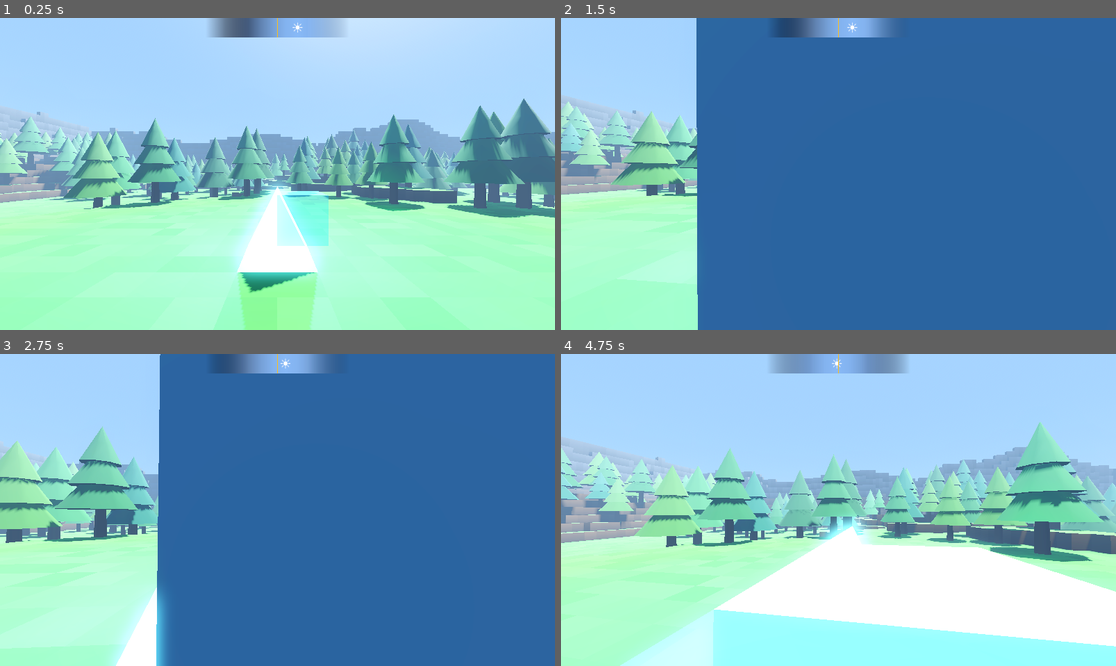
Above: before the commit, frames 1-4 (two rows, left to right).
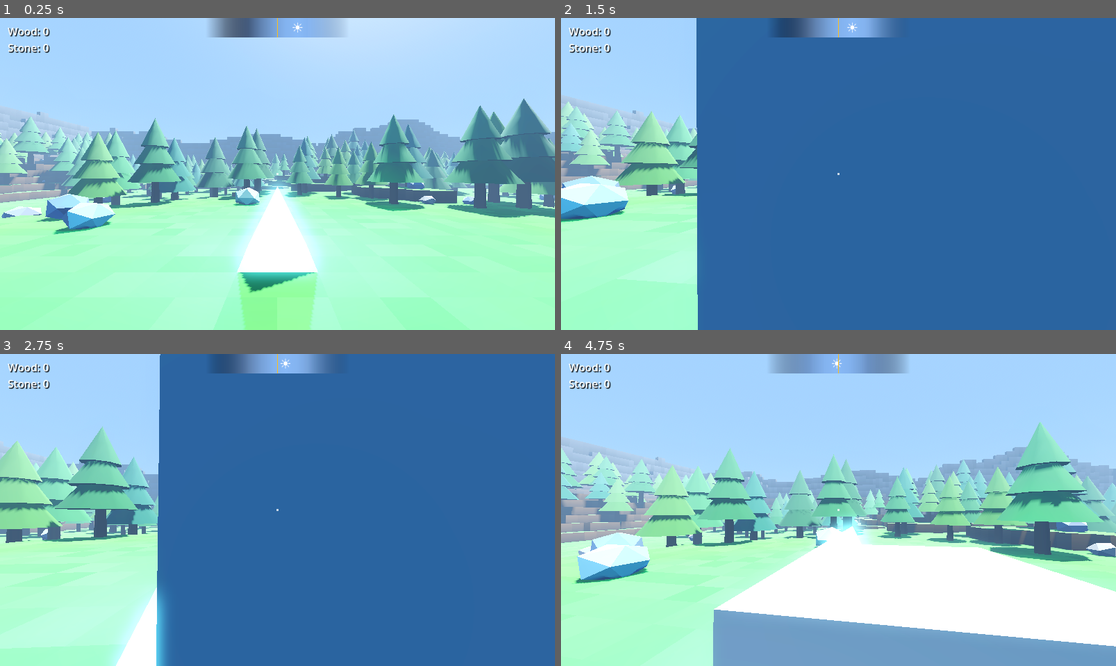
Above: after the commit, the same moments.

Repository: Cassetu/nightfort
Game: Godot game, scene res://scenes/world.tscn
The game is run twice, just before and just after one commit, with the same random seed, the same clock (stepped at 60 frames per second) and the same inputs.
Inputs (mouse positions are in pixels of both pictures, inside the frame that each line leads up to):
- Up to frame 1 (0.25 s): no input
- Up to frame 2 (1.5 s): tap Enter (ui_accept) at 0.5, 0.77 s; move the mouse to (866, 174) at 0.52 s; hold Right mouse button (harvest, bound only after the commit) 0.53-1.28 s; hold Up (ui_up) from 0.53 s (still down); click (866, 174) at 0.6 s; move the mouse to (810, 174) at 1.27 s; right-click (810, 174) at 1.35 s
- Up to frame 3 (2.75 s): keep holding Up (ui_up); tap Enter (ui_accept) at 1.52 s; click (249, 510) at 1.55 s; move the mouse to (288, 503) at 2.02 s; hold Right mouse button (harvest, bound only after the commit) from 2.03 s (still down); click (288, 503) at 2.1 s
- Up to frame 4 (4.75 s): keep holding Up (ui_up); move the mouse to (832, 516) at 2.77 s; release Right mouse button (harvest, bound only after the commit) at 2.78 s; right-click (832, 516) at 2.85 s; tap Enter (ui_accept) at 3.02, 3.77, 4.52 s; click (832, 516) at 3.05 s; move the mouse to (877, 513) at 3.52 s; hold Right mouse button (harvest, bound only after the commit) 3.53-4.28 s; click (877, 513) at 3.6 s; move the mouse to (794, 506) at 4.27 s; right-click (794, 506) at 4.35 s; click (794, 506) at 4.55 s

The runs differ from the first frame. In frame 1, 3.5% of the frame differs, in the area x 0-100%, y 3-74%; in frame 2, 1.7%; in frame 3, 0.3%; in frame 4, 13%, in the area x 1-100%, y 3-100%.

Commit message:
resources update

Diff:
--- a/project.godot
+++ b/project.godot
@@ -14,6 +14,14 @@
 run/main_scene="uid://c66ndex75uxn4"
 config/features=PackedStringArray("4.5", "Forward Plus")
 config/icon="res://icon.svg"
+
+[autoload]
+
+Inventory="*res://scripts/inventory.gd"
+
+[display]
+
+window/size/mode=3
 
 [input]
 
--- a/scenes/hud.tscn
+++ b/scenes/hud.tscn
@@ -100,3 +100,30 @@
 grow_horizontal = 2
 grow_vertical = 2
 color = Color(1, 0.75, 0.1, 1)
+
+[node name="Crosshair" type="ColorRect" parent="."]
+anchors_preset = 8
+anchor_left = 0.5
+anchor_top = 0.5
+anchor_right = 0.5
+anchor_bottom = 0.5
+offset_left = -2.0
+offset_top = -2.0
+offset_right = 2.0
+offset_bottom = 2.0
+grow_horizontal = 2
+grow_vertical = 2
+mouse_filter = 2
+color = Color(1, 1, 1, 0.75)
+
+[node name="Counts" type="Label" parent="."]
+offset_left = 16.0
+offset_top = 12.0
+offset_right = 240.0
+offset_bottom = 80.0
+theme_override_colors/font_shadow_color = Color(0, 0, 0, 0.8)
+theme_override_constants/shadow_offset_x = 2
+theme_override_constants/shadow_offset_y = 2
+theme_override_font_sizes/font_size = 22
+text = "Wood: 0
+Stone: 0"
--- a/scenes/player.tscn
+++ b/scenes/player.tscn
@@ -27,7 +27,6 @@
 [node name="Camera3D" type="Camera3D" parent="Head"]
 
 [node name="BuildRay" type="RayCast3D" parent="Head/Camera3D"]
-transform = Transform3D(1, 0, 0, 0, 1, 0, 0, 0, 1, 0, -0.8, 0)
 target_position = Vector3(0, 0, -5)
 
 [node name="GhostBlock" type="MeshInstance3D" parent="."]
--- a/scripts/hud.gd
+++ b/scripts/hud.gd
@@ -6,8 +6,23 @@
 @onready var sun = $"../Sun"
 @onready var strip_a = $TimeBar/Timeline
 @onready var strip_b = $TimeBar/Timeline2
+@onready var counts = $Counts
+
+
+func _ready():
+	Inventory.changed.connect(_on_inventory_changed)
+	_refresh_counts()
+
 
 func _process(_delta):
 	var base = fposmod(TIC_X - sun.day_phase * STRIP_WIDTH, STRIP_WIDTH) - STRIP_WIDTH
 	strip_a.position.x = base
 	strip_b.position.x = base + STRIP_WIDTH
+
+
+func _on_inventory_changed(_item, _count):
+	_refresh_counts()
+
+
+func _refresh_counts():
+	counts.text = "Wood: %d\nStone: %d" % [Inventory.get_count("wood"), Inventory.get_count("stone")]
--- /dev/null
+++ b/scripts/inventory.gd
@@ -0,0 +1,22 @@
+extends Node
+
+signal changed(item: String, count: int)
+
+var items: Dictionary = {}
+
+
+func add(item: String, amount: int) -> void:
+	items[item] = get_count(item) + amount
+	changed.emit(item, items[item])
+
+
+func get_count(item: String) -> int:
+	return items.get(item, 0)
+
+
+func spend(item: String, amount: int) -> bool:
+	if get_count(item) < amount:
+		return false
+	items[item] = get_count(item) - amount
+	changed.emit(item, items[item])
+	return true
--- a/scripts/player.gd
+++ b/scripts/player.gd
@@ -3,6 +3,11 @@
 const SPEED = 5.0
 const JUMP_VELOCITY = 4.5
 const MOUSE_SENSITIVITY = 0.002
+const HARVEST_REACH = 3.5
+const HARVEST_DAMAGE = 1
+const HARVEST_COOLDOWN = 0.35
+
+var harvest_timer = 0.0
 
 var gravity = ProjectSettings.get_setting("physics/3d/default_gravity")
 
@@ -40,9 +45,37 @@
 
 	move_and_slide()
 
+	harvest_timer = maxf(harvest_timer - delta, 0.0)
+	if Input.is_action_pressed("harvest") and harvest_timer <= 0.0:
+		try_harvest()
+
+func try_harvest():
+	var from = camera.global_position
+	var to = from - camera.global_transform.basis.z * HARVEST_REACH
+	var query = PhysicsRayQueryParameters3D.create(from, to)
+	query.exclude = [get_rid()]
+	var hit = get_world_3d().direct_space_state.intersect_ray(query)
+	if hit.is_empty():
+		return
+	var target = hit.collider
+	if not target.is_in_group("resource"):
+		return
+	harvest_timer = HARVEST_COOLDOWN
+	if not target.harvested.is_connected(_on_harvested):
+		target.harvested.connect(_on_harvested)
+	target.take_damage(HARVEST_DAMAGE, hit.position)
+
+func _on_harvested(resource_type, amount):
+	Inventory.add(resource_type, amount)
+
 func _ready():
 	Input.set_mouse_mode(Input.MOUSE_MODE_CAPTURED)
 	ghost_block.top_level = true
+	if not InputMap.has_action("harvest"):
+		InputMap.add_action("harvest")
+		var click = InputEventMouseButton.new()
+		click.button_index = MOUSE_BUTTON_RIGHT
+		InputMap.action_add_event("harvest", click)
 
 func _process(delta):
 	if build_ray.is_colliding():
--- /dev/null
+++ b/scripts/resource_node.gd
@@ -0,0 +1,99 @@
+extends StaticBody3D
+
+signal harvested(resource_type: String, amount: int)
+
+@export var max_health: int = 5
+@export var resource_type: String = "wood"
+@export var resource_amount: int = 4
+
+var current_health: int = 0
+var dying: bool = false
+var chip_color: Color = Color(0.5, 0.5, 0.5)
+var visual: Node3D
+var shake_tween: Tween
+
+
+func _ready() -> void:
+	_configure()
+	add_to_group("resource")
+	current_health = max_health
+	visual = Node3D.new()
+	visual.name = "Visual"
+	add_child(visual)
+	_build()
+
+
+func _configure() -> void:
+	pass
+
+
+func _build() -> void:
+	pass
+
+
+func take_damage(amount: int, hit_position: Vector3 = Vector3.INF) -> void:
+	if dying:
+		return
+	current_health -= amount
+	_spawn_chips(hit_position)
+	if current_health <= 0:
+		_die()
+	else:
+		_shake()
+
+
+func _die() -> void:
+	dying = true
+	remove_from_group("resource")
+	collision_layer = 0
+	if shake_tween:
+		shake_tween.kill()
+	harvested.emit(resource_type, resource_amount)
+	_play_death()
+
+
+func _play_death() -> void:
+	var tween := create_tween()
+	tween.tween_property(visual, "scale", Vector3.ZERO, 0.3).set_trans(Tween.TRANS_BACK).set_ease(Tween.EASE_IN)
+	tween.tween_callback(queue_free)
+
+
+func _shake() -> void:
+	if shake_tween:
+		shake_tween.kill()
+	visual.rotation = Vector3.ZERO
+	var kick := randf_range(0.05, 0.09) * (1.0 if randf() > 0.5 else -1.0)
+	shake_tween = create_tween()
+	shake_tween.tween_property(visual, "rotation", Vector3(kick, 0.0, -kick), 0.05)
+	shake_tween.tween_property(visual, "rotation", Vector3.ZERO, 0.25).set_trans(Tween.TRANS_ELASTIC).set_ease(Tween.EASE_OUT)
+
+
+func _spawn_chips(hit_position: Vector3) -> void:
+	var origin: Vector3 = global_position + Vector3(0.0, 1.0, 0.0)
+	if hit_position.is_finite():
+		origin = hit_position
+
+	var mat := StandardMaterial3D.new()
+	mat.albedo_color = chip_color
+	mat.roughness = 1.0
+
+	var chip := BoxMesh.new()
+	chip.size = Vector3(0.1, 0.1, 0.1)
+	chip.material = mat
+
+	var burst := CPUParticles3D.new()
+	burst.mesh = chip
+	burst.amount = 10
+	burst.lifetime = 0.6
+	burst.one_shot = true
+	burst.explosiveness = 1.0
+	burst.direction = Vector3.UP
+	burst.spread = 70.0
+	burst.gravity = Vector3(0.0, -12.0, 0.0)
+	burst.initial_velocity_min = 2.0
+	burst.initial_velocity_max = 4.5
+	burst.emitting = false
+	get_tree().current_scene.add_child(burst)
+	burst.global_position = origin
+	burst.emitting = true
+	get_tree().create_timer(1.2).timeout.connect(burst.queue_free)
--- /dev/null
+++ b/scripts/rock.gd
@@ -0,0 +1,111 @@
+extends "res://scripts/resource_node.gd"
+
+const GOLDEN := 1.618034
+
+const CORNERS := [
+	Vector3(-1.0, GOLDEN, 0.0), Vector3(1.0, GOLDEN, 0.0),
+	Vector3(-1.0, -GOLDEN, 0.0), Vector3(1.0, -GOLDEN, 0.0),
+	Vector3(0.0, -1.0, GOLDEN), Vector3(0.0, 1.0, GOLDEN),
+	Vector3(0.0, -1.0, -GOLDEN), Vector3(0.0, 1.0, -GOLDEN),
+	Vector3(GOLDEN, 0.0, -1.0), Vector3(GOLDEN, 0.0, 1.0),
+	Vector3(-GOLDEN, 0.0, -1.0), Vector3(-GOLDEN, 0.0, 1.0),
+]
+
+const FACES := [
+	[0, 11, 5], [0, 5, 1], [0, 1, 7], [0, 7, 10], [0, 10, 11],
+	[1, 5, 9], [5, 11, 4], [11, 10, 2], [10, 7, 6], [7, 1, 8],
+	[3, 9, 4], [3, 4, 2], [3, 2, 6], [3, 6, 8], [3, 8, 9],
+	[4, 9, 5], [2, 4, 11], [6, 2, 10], [8, 6, 7], [9, 8, 1],
+]
+
+const TINTS := [
+	Color(0.52, 0.52, 0.55),
+	Color(0.56, 0.50, 0.44),
+	Color(0.45, 0.50, 0.57),
+]
+
+var rock_seed: int = 0
+var size_factor: float = 1.0
+var variant: int = 0
+
+static var _material: StandardMaterial3D
+
+
+func _configure() -> void:
+	resource_type = "stone"
+	chip_color = Color(0.55, 0.55, 0.58)
+	max_health = maxi(4, roundi(6.0 * size_factor * size_factor))
+	resource_amount = maxi(2, roundi(2.5 * size_factor))
+	add_to_group("rock")
+
+
+func _build() -> void:
+	_ensure_material()
+
+	var rng := RandomNumberGenerator.new()
+	rng.seed = rock_seed
+
+	var stretch := Vector3(
+		rng.randf_range(0.9, 1.3),
+		rng.randf_range(0.65, 0.95),
+		rng.randf_range(0.9, 1.3)
+	) * size_factor
+
+	var points: Array[Vector3] = []
+	var lowest := INF
+	for corner: Vector3 in CORNERS:
+		var p: Vector3 = corner.normalized() * rng.randf_range(0.78, 1.0) * stretch
+		points.append(p)
+		lowest = minf(lowest, p.y)
+
+	var lift := -lowest - 0.15 * size_factor
+	var center := Vector3.ZERO
+	for i in points.size():
+		points[i].y += lift
+		center += points[i]
+	center /= float(points.size())
+
+	var st := SurfaceTool.new()
+	st.begin(Mesh.PRIMITIVE_TRIANGLES)
+	var tint: Color = TINTS[variant % TINTS.size()]
+
+	for face: Array in FACES:
+		var a: Vector3 = points[face[0]]
+		var b: Vector3 = points[face[1]]
+		var c: Vector3 = points[face[2]]
+		var centroid := (a + b + c) / 3.0
+		var n := (b - a).cross(c - a).normalized()
+		var outward := n
+		if n.dot(centroid - center) > 0.0:
+			var t := b
+			b = c
+			c = t
+		else:
+			outward = -n
+
+		var shade := 0.82 + rng.randf() * 0.3 + maxf(outward.y, 0.0) * 0.15
+		var col := Color(tint.r * shade, tint.g * shade, tint.b * shade)
+		for v: Vector3 in [a, b, c]:
+			st.set_normal(outward)
+			st.set_color(col)
+			st.add_vertex(v)
+
+	var mesh := st.commit()
+	mesh.surface_set_material(0, _material)
+
+	var mi := MeshInstance3D.new()
+	mi.mesh = mesh
+	visual.add_child(mi)
+
+	var shape := CollisionShape3D.new()
+	shape.shape = mesh.create_convex_shape()
+	add_child(shape)
+
+
+static func _ensure_material() -> void:
+	if _material != null:
+		return
+	_material = StandardMaterial3D.new()
+	_material.vertex_color_use_as_albedo = true
+	_material.vertex_color_is_srgb = true
+	_material.roughness = 0.95
--- a/scripts/terrain.gd
+++ b/scripts/terrain.gd
@@ -1,5 +1,6 @@
 extends Node3D
 const TreeScript = preload("res://scripts/tree.gd")
+const RockScript = preload("res://scripts/rock.gd")
 const AO_LEVELS := [0.55, 0.7, 0.85, 1.0]
 
 @export_group("World")
@@ -23,8 +24,16 @@
 @export var tree_line_height: int = 8
 @export var forest_threshold: float = -0.15
 
+@export_group("Rocks")
+@export var rock_count: int = 140
+@export var rock_spacing: float = 2.2
+@export var rock_clear_radius: float = 9.0
+@export var boulder_chance: float = 0.12
+
 var heights := PackedInt32Array()
 var half: float
+var _grid := {}
+var _cell := 3.0
 
 var _verts := PackedVector3Array()
 var _norms := PackedVector3Array()
@@ -35,7 +44,9 @@
 	half = size / 2.0
 	_generate_heights()
 	_build_terrain()
+	_cell = maxf(tree_spacing, rock_spacing * 1.6)
 	_spawn_trees()
+	_spawn_rocks()
 
 
 func height_at(world_x: float, world_z: float) -> float:
@@ -181,6 +192,33 @@
 	n = (n ^ (n >> 13)) * 1274126177
 	return float((n >> 8) & 0xFFFF) / 65535.0
 
+func _edge_distance(x: int, z: int) -> int:
+	return mini(mini(x, size - 1 - x), mini(z, size - 1 - z))
+
+
+func _cell_key(pos: Vector2) -> Vector2i:
+	return Vector2i(floori(pos.x / _cell), floori(pos.y / _cell))
+
+
+func _occupy(pos: Vector2) -> void:
+	var key := _cell_key(pos)
+	if not _grid.has(key):
+		_grid[key] = []
+	_grid[key].append(pos)
+
+
+func _too_close(pos: Vector2, min_dist: float) -> bool:
+	var key := _cell_key(pos)
+	var min_sq := min_dist * min_dist
+	for dz in range(-1, 2):
+		for dx in range(-1, 2):
+			var cell: Array = _grid.get(key + Vector2i(dx, dz), [])
+			for other: Vector2 in cell:
+				if other.distance_squared_to(pos) < min_sq:
+					return true
+	return false
+
+
 func _spawn_trees() -> void:
 	var rng := RandomNumberGenerator.new()
 	rng.seed = world_seed
@@ -194,7 +232,6 @@
 	holder.name = "Trees"
 	add_child(holder)
 
-	var grid := {}
 	var placed := 0
 	var attempts := 0
 	var max_attempts := tree_count * 40
@@ -203,7 +240,7 @@
 		attempts += 1
 		var x := rng.randi_range(0, size - 1)
 		var z := rng.randi_range(0, size - 1)
-		if mini(mini(x, size - 1 - x), mini(z, size - 1 - z)) < tree_edge_margin:
+		if _edge_distance(x, z) < tree_edge_margin:
 			continue
 		var h := _h(x, z)
 		if h > tree_line_height:
@@ -215,12 +252,9 @@
 			continue
 
 		pos += Vector2(rng.randf_range(-0.15, 0.15), rng.randf_range(-0.15, 0.15))
-		var key := Vector2i(floori(pos.x / tree_spacing), floori(pos.y / tree_spacing))
-		if _too_close(grid, key, pos):
-			continue
-		if not grid.has(key):
-			grid[key] = []
-		grid[key].append(pos)
+		if _too_close(pos, tree_spacing):
+			continue
+		_occupy(pos)
 
 		var tree = TreeScript.new()
 		tree.size_factor = rng.randf_range(0.8, 1.4)
@@ -231,12 +265,49 @@
 		placed += 1
 
 
-func _too_close(grid: Dictionary, key: Vector2i, pos: Vector2) -> bool:
-	var min_sq := tree_spacing * tree_spacing
-	for dz in range(-1, 2):
-		for dx in range(-1, 2):
-			var cell: Array = grid.get(key + Vector2i(dx, dz), [])
-			for other: Vector2 in cell:
-				if other.distance_squared_to(pos) < min_sq:
-					return true
-	return false
+func _spawn_rocks() -> void:
+	var rng := RandomNumberGenerator.new()
+	rng.seed = world_seed + 7
+
+	var holder := Node3D.new()
+	holder.name = "Rocks"
+	add_child(holder)
+
+	var placed := 0
+	var attempts := 0
+	var max_attempts := rock_count * 60
+
+	while placed < rock_count and attempts < max_attempts:
+		attempts += 1
+		var x := rng.randi_range(0, size - 1)
+		var z := rng.randi_range(0, size - 1)
+		if _edge_distance(x, z) < 6:
+			continue
+		var h := _h(x, z)
+		if rng.randf() > clampf(0.3 + h / 8.0, 0.0, 1.0):
+			continue
+		var pos := Vector2(x - half + 0.5, z - half + 0.5)
+		if pos.length() < rock_clear_radius:
+			continue
+
+		pos += Vector2(rng.randf_range(-0.25, 0.25), rng.randf_range(-0.25, 0.25))
+		var boulder := rng.randf() < boulder_chance
+		var spacing := rock_spacing
+		if boulder:
+			spacing = rock_spacing * 1.6
+		if _too_close(pos, spacing):
+			continue
+		_occupy(pos)
+
+		var base := mini(mini(h, _h(x + 1, z)), mini(mini(_h(x - 1, z), _h(x, z + 1)), _h(x, z - 1)))
+		var rock = RockScript.new()
+		rock.rock_seed = rng.randi()
+		if boulder:
+			rock.size_factor = rng.randf_range(1.5, 2.1)
+		else:
+			rock.size_factor = rng.randf_range(0.6, 1.1)
+		rock.variant = rng.randi_range(0, 2)
+		rock.position = Vector3(pos.x, base, pos.y)
+		rock.rotation.y = rng.randf() * TAU
+		holder.add_child(rock)
+		placed += 1
--- a/scripts/tree.gd
+++ b/scripts/tree.gd
@@ -1,5 +1,4 @@
-extends StaticBody3D
-signal harvested(resource_type: String, amount: int)
+extends "res://scripts/resource_node.gd"
 
 const LEAF_COLORS := [
 	Color(0.13, 0.36, 0.17),
@@ -9,24 +8,23 @@
 	Color(0.10, 0.33, 0.24),
 ]
 
-@export var max_health: int = 5
-@export var resource_type: String = "wood"
-@export var resource_amount: int = 4
-
 var size_factor: float = 1.0
 var variant: int = 0
-
-var current_health: int
 
 static var _trunk_mat: StandardMaterial3D
 static var _leaf_mats: Array = []
 
 
-func _ready() -> void:
+func _configure() -> void:
+	resource_type = "wood"
+	chip_color = Color(0.45, 0.3, 0.16)
+	max_health = maxi(3, roundi(4.0 * size_factor))
+	resource_amount = maxi(3, roundi(3.5 * size_factor))
+	add_to_group("tree")
+
+
+func _build() -> void:
 	_ensure_materials()
-	add_to_group("resource")
-	add_to_group("tree")
-	current_health = max_health
 
 	var s := size_factor
 	var trunk_h := 2.4 * s
@@ -49,11 +47,11 @@
 	add_child(col)
 
 
-func take_damage(amount: int) -> void:
-	current_health -= amount
-	if current_health <= 0:
-		harvested.emit(resource_type, resource_amount)
-		queue_free()
+func _play_death() -> void:
+	var tween := create_tween()
+	tween.tween_property(visual, "rotation:x", 1.45, 0.7).set_trans(Tween.TRANS_QUAD).set_ease(Tween.EASE_IN)
+	tween.tween_property(visual, "scale", Vector3.ZERO, 0.25)
+	tween.tween_callback(queue_free)
 
 
 func _add_mesh(mesh: PrimitiveMesh, mat: Material, y: float) -> void:
@@ -61,7 +59,7 @@
 	var mi := MeshInstance3D.new()
 	mi.mesh = mesh
 	mi.position.y = y
-	add_child(mi)
+	visual.add_child(mi)
 
 
 func _make_cylinder(top_radius: float, bottom_radius: float, height: float) -> CylinderMesh:
Not shown: 1 places in scenes/player.tscn that only renumber resources
Not shown, changed: scripts/hud.gd.uid
Not shown, added: scripts/inventory.gd.uid
Not shown, changed: scripts/player.gd.uid
Not shown, added: scripts/resource_node.gd.uid
Not shown, added: scripts/rock.gd.uid
Not shown, changed: scripts/terrain.gd.uid
Not shown, changed: scripts/tree.gd.uid
